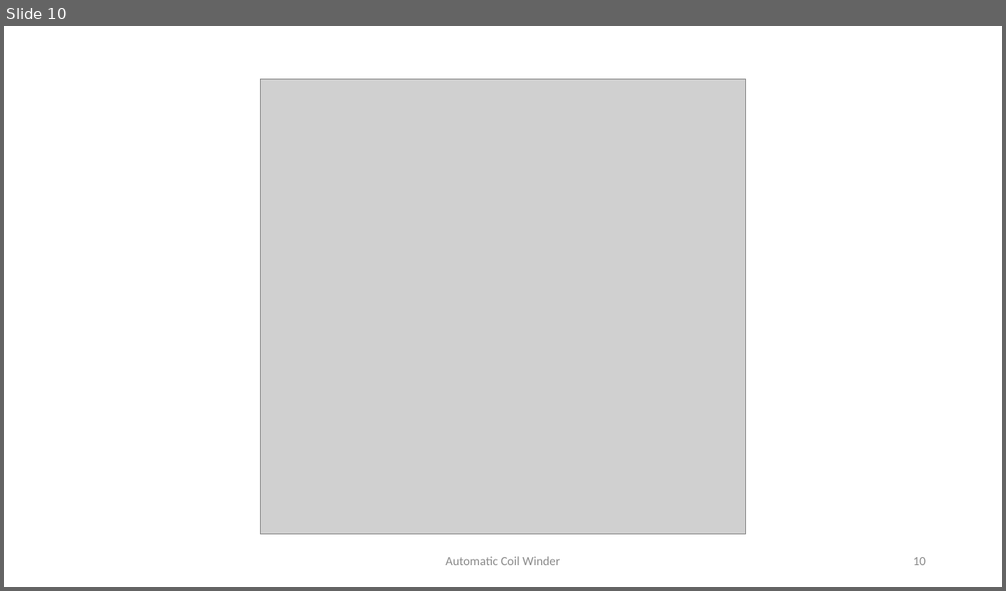
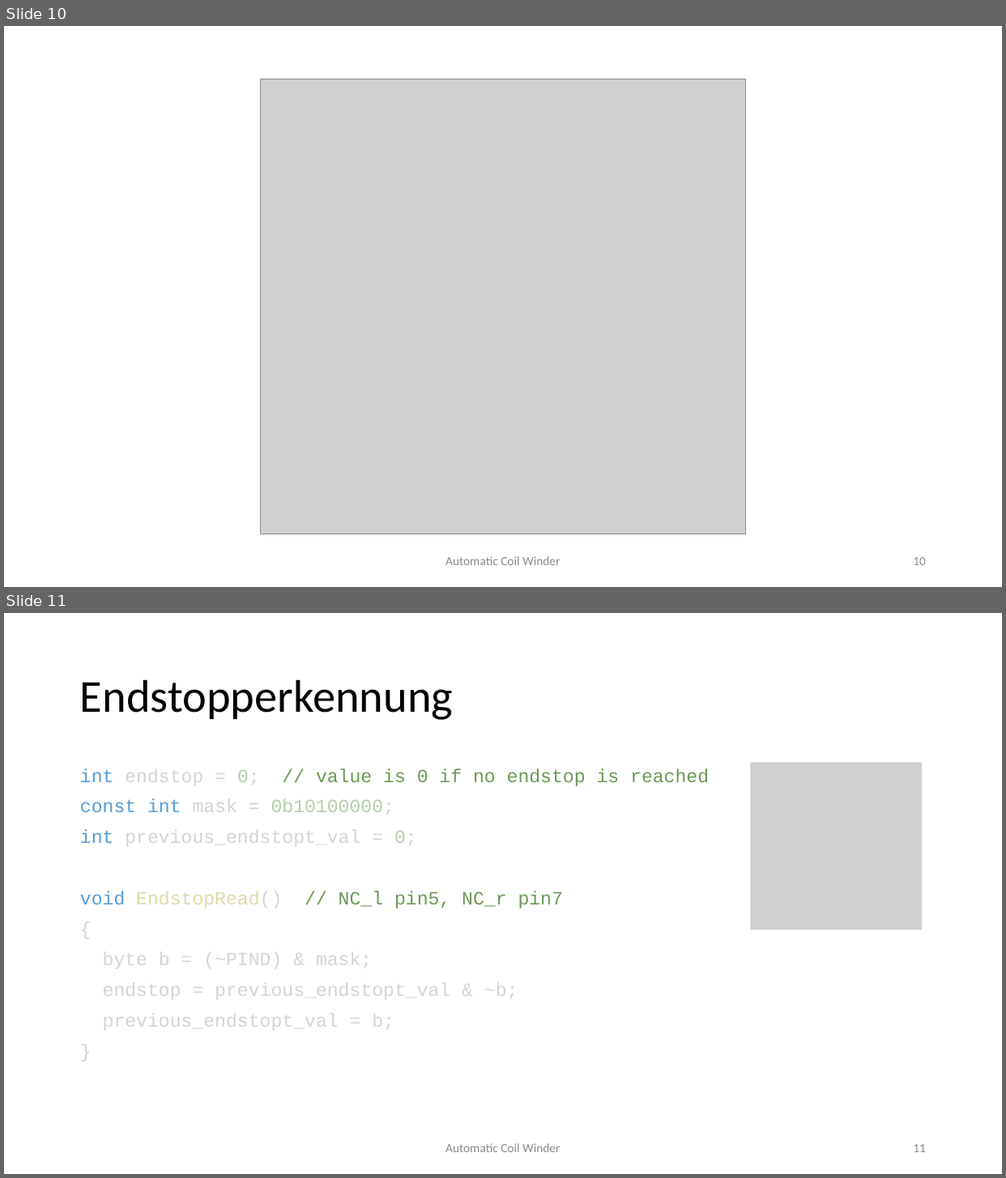
Before and after one commit to LexSoko/CES_Projekt, a slide deck: Automatic Coil Winder.pptx. Shown one above the other, each under a label of ours: slide 10 before the commit, slides 10 and 11 after it. The pictures are 1006x591 and 1006x1178 pixels, drawn with LibreOffice and Linux fonts; fonts in the diff are those of the drawing; grey boxes stand for pictures. Boxes give left, top, right and bottom in pixels: in the first picture for what was removed or moved away, otherwise in the second. Text is boxed around its words. In the diff, an @@ line names an element or a change of style, - is before the commit and + after.

Commit message:
ja

```diff
--- a/Automatic Coil Winder.pptx
+++ b/Automatic Coil Winder.pptx
@@ slide 11 added at bbox=[4, 613, 1002, 1174], background #FFFFFF @@
@@ title added at bbox=[80, 679, 453, 720], 44 pt, text #000000 @@
+Endstopperkennung
@@ text added at bbox=[80, 769, 709, 1030], 18 pt, text #D4D4D4 @@
+int endstop = 0; // value is 0 if no endstop is reached
+const int mask = 0b10100000;
+int previous_endstopt_val = 0;
+void EndstopRead() // NC_l pin5, NC_r pin7
+{
+byte b = (~PIND) & mask;
+endstop = previous_endstopt_val & ~b;
+previous_endstopt_val = b;
+}
@@ picture added at bbox=[750, 763, 922, 931] @@
@@ text added at bbox=[445, 1144, 560, 1152], 12 pt, text #8C8C8C @@
+Automatic Coil Winder
@@ page number added at bbox=[913, 1144, 926, 1152], 12 pt, text #8C8C8C @@
+11
```
Also in this commit, not shown: 1 slide changed.
